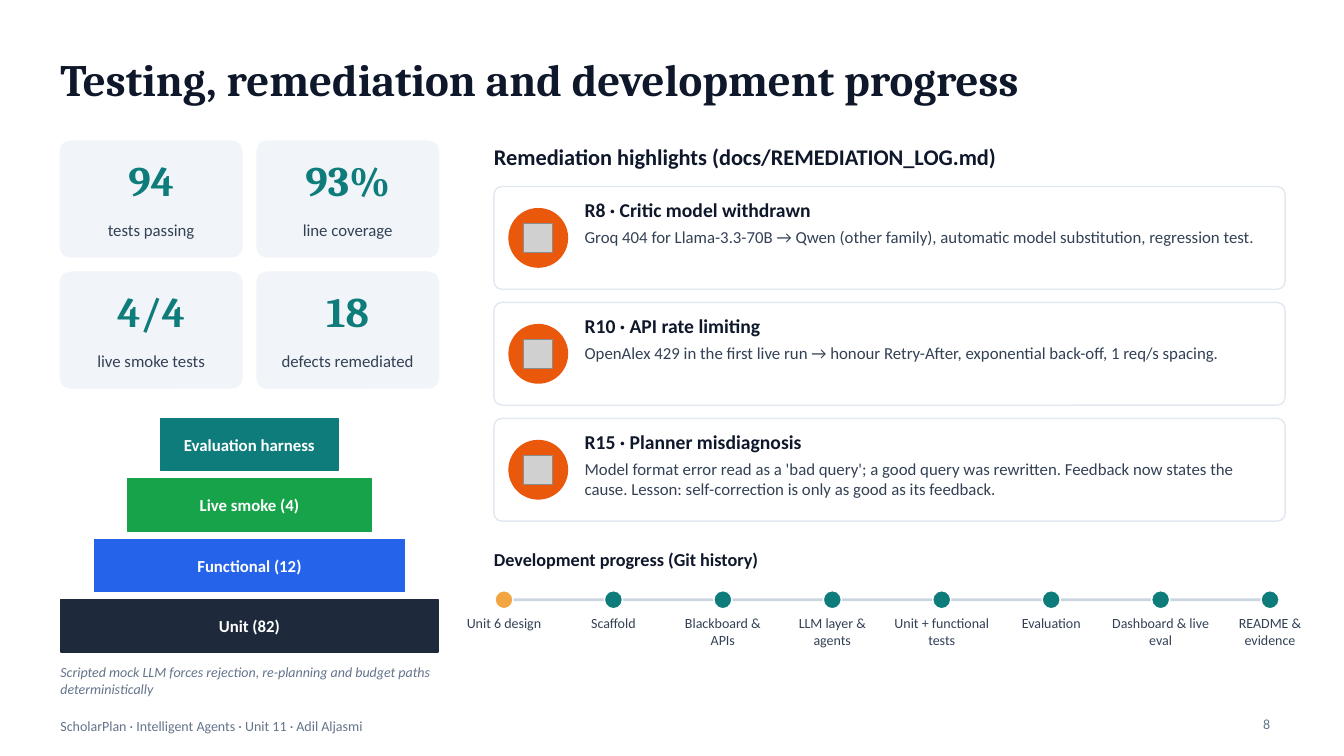
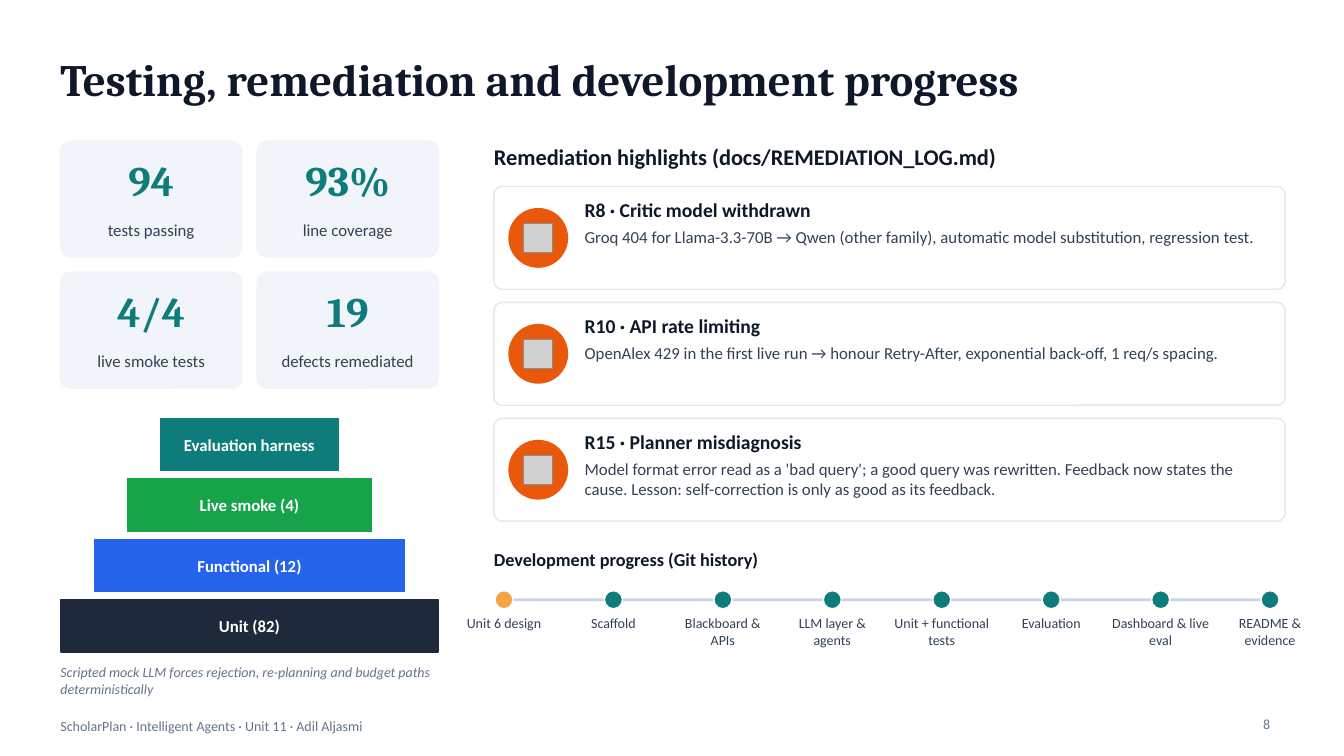
Before and after one commit to adilaljasmi/scholarplan, a slide deck: slide 8 of presentation/ScholarPlan_Unit11_Presentation.pptx. Drawn at 1344x756 pixels with LibreOffice and Linux fonts; fonts in the diff are those of the drawing; grey boxes stand for pictures. Boxes give left, top, right and bottom in pixels: in the first picture for what was removed or moved away, otherwise in the second. Text is boxed around its words. In the diff, an @@ line names an element or a change of style, - is before the commit and + after.

Commit message:
Presentation: remediation count 18 -> 19 to match the log

```diff
--- a/presentation/ScholarPlan_Unit11_Presentation.pptx
+++ b/presentation/ScholarPlan_Unit11_Presentation.pptx
@@ text at box(327, 298, 369, 328): text changed @@
-18
+19
```
Also in this commit, not shown: 3 other files.
